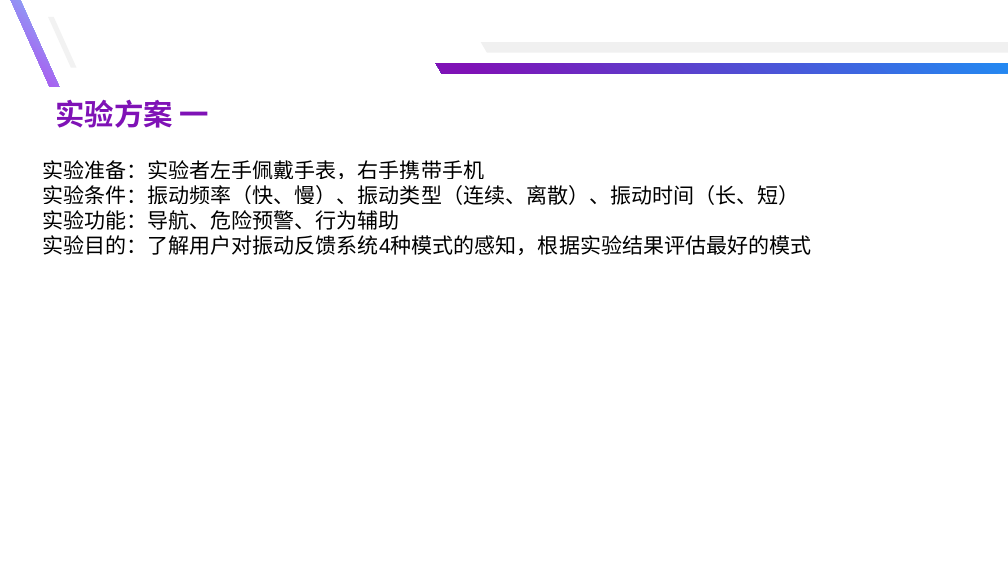
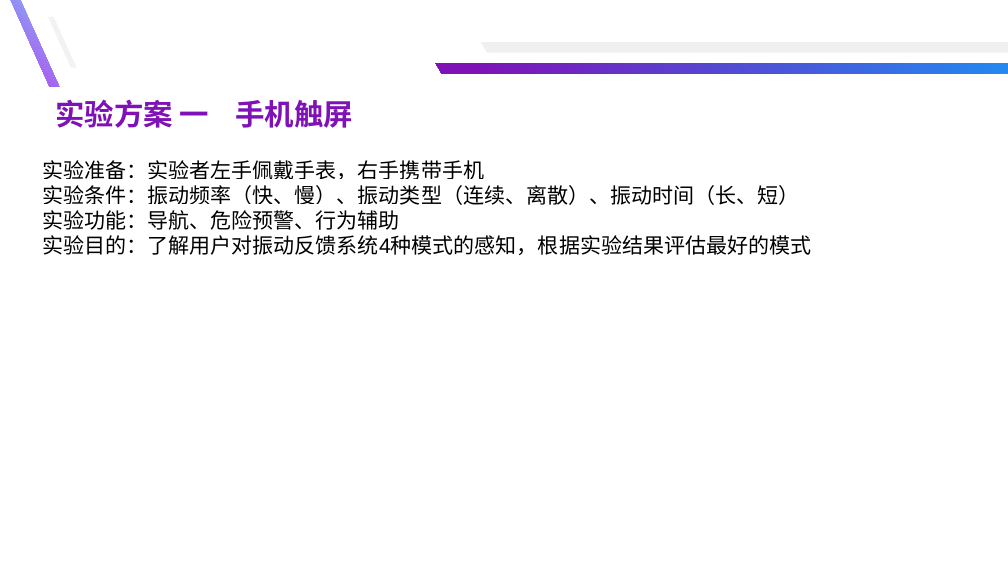
Before and after one commit to yuyongsong/Paper, a slide deck: slide 45 of 总结汇报-余泳松.pptx. Drawn at 1008x567 pixels with LibreOffice and Linux fonts; fonts in the diff are those of the drawing. Boxes give left, top, right and bottom in pixels: in the first picture for what was removed or moved away, otherwise in the second. Text is boxed around its words. In the diff, an @@ line names an element or a change of style, - is before the commit and + after.

```diff
--- a/总结汇报-余泳松.pptx
+++ b/总结汇报-余泳松.pptx
@@ text at (55,99,353,128): text changed @@
-实验方案 一
+实验方案 一 手机触屏
```
Also in this commit, not shown: 1 slide added, 15 other files.
